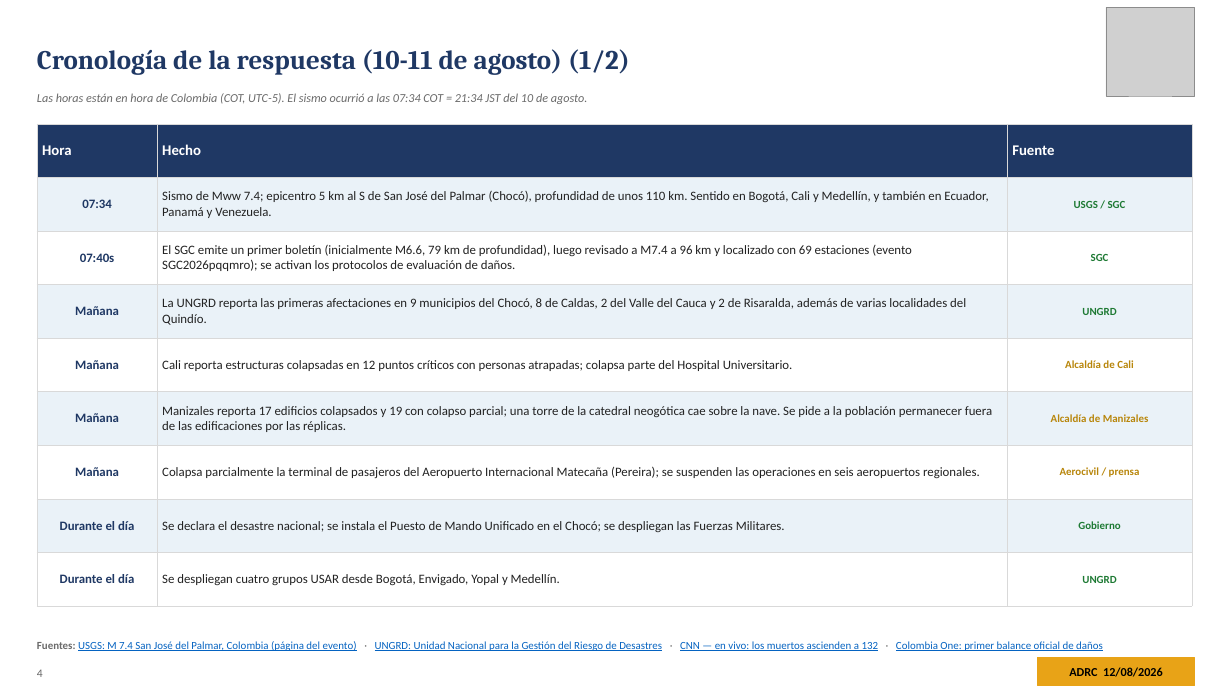
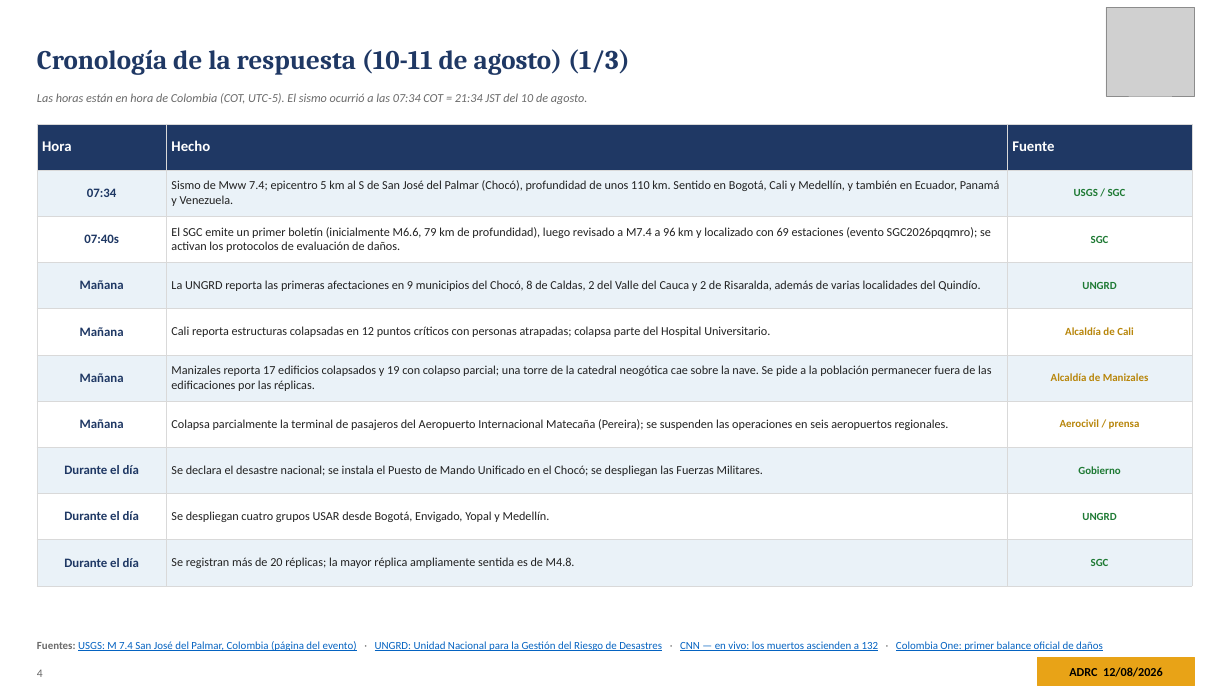
Before and after one commit to kochobi-max/whatsmap, a slide deck: slide 4 of reports/colombia_eq_20260810/output/ADRC_EQ_COL_Choco_20260810_ES.pptx. Drawn at 1232x693 pixels with LibreOffice and Linux fonts; fonts in the diff are those of the drawing; grey boxes stand for pictures. Boxes give left, top, right and bottom in pixels: in the first picture for what was removed or moved away, otherwise in the second. Text is boxed around its words. In the diff, an @@ line names an element or a change of style, - is before the commit and + after.

```diff
--- a/reports/colombia_eq_20260810/output/ADRC_EQ_COL_Choco_20260810_ES.pptx
+++ b/reports/colombia_eq_20260810/output/ADRC_EQ_COL_Choco_20260810_ES.pptx
@@ text at (37,49,630,75): text changed @@
-Cronología de la respuesta (10-11 de agosto) (1/2)
+Cronología de la respuesta (10-11 de agosto) (1/3)
@@ table at (37,124,1192,572) @@
+row 10: Durante el día | Se registran más de 20 réplicas; la mayor réplica ampliamente sentida es de M4.8. | SGC
```
Also in this commit, not shown: 23 other slides changed, 2 slides added, 15 other files.
